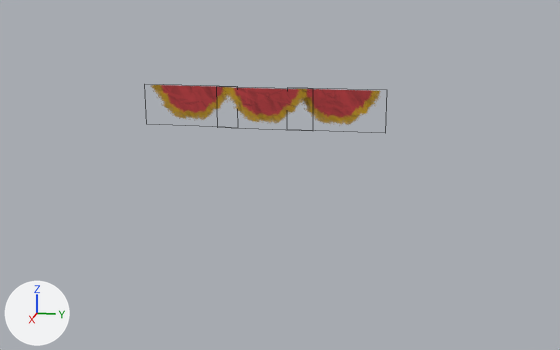
An edit to the Blender file Assets/Models/Curtains.blend, drawn before and after from the same camera.
Before and after are seen from a camera (50 mm lens) standing at (36.0, 8.0, 4.8) and looking at (-0.1, 0.8, -4.3). The lights are fixed; the arrows at lower left show +X, +Y and +Z. Mesh edges are drawn as thin lines.

In view in the first picture: 'TopCurtain1', 'TopCurtain2', 'TopCurtain3'.
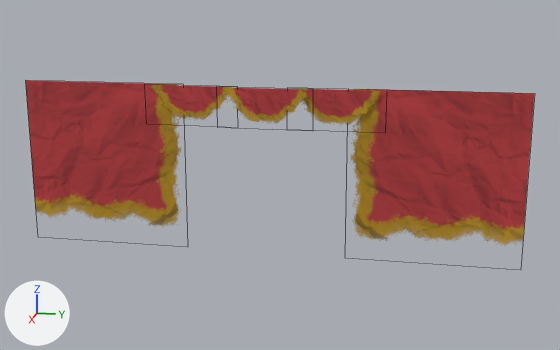
What differs and where, as boxes [x1, y1, x2, y2] in the pictures (560 x 350 px):
'SideCuratainRight', added (red): after [351, 89, 535, 245]
'SideCuratainLeft', added (red): after [25, 80, 181, 226]

Patch to the scene script:
```diff
--- a/Assets/Models/Curtains.blend.py
+++ b/Assets/Models/Curtains.blend.py
@@ img_sidecurtain2_color_png @@
+img_sidecurtain2_color_png = load_image('SideCurtain2-color.png', '../Textures/Curtains/SideCurtain2-color.png', 1024, 1024, 'sRGB')
@@ mat_sidecurtain1 @@
+mat_sidecurtain1 = principled_material('SideCurtain1')
+mat_sidecurtain1.texture = img_sidecurtain2_color_png  # with its transparency
+mat_sidecurtain1.roughness = 0.8
@@ me_plane_005 @@
+me_plane_005.from_pydata(...)  # 4 vertices, 1 face; spans x 0.0..8.36, y 0.0..8.36, z 0.0
+me_plane_005.materials.append(mat_sidecurtain1)  # picture img_sidecurtain2_color_png
@@ ob_sidecuratainright @@
+ob_sidecuratainright = bpy.data.objects.new('SideCuratainRight', me_plane_005)
+ob_sidecuratainright.location = (-0.16, 3.99, 0.03)
+ob_sidecuratainright.rotation_euler = (-3.142, 1.571, 0.0)  # degrees (-180, 90, 0)
+ob_sidecuratainright.scale = (1.0, -1.0, 1.0)
@@ ob_sidecuratainleft @@
+ob_sidecuratainleft = bpy.data.objects.new('SideCuratainLeft', me_plane_005.copy())
+ob_sidecuratainleft.location = (-0.16, -4.07, 0.03)
+ob_sidecuratainleft.rotation_euler = (-3.142, 1.571, 0.0)  # degrees (-180, 90, 0)
```
